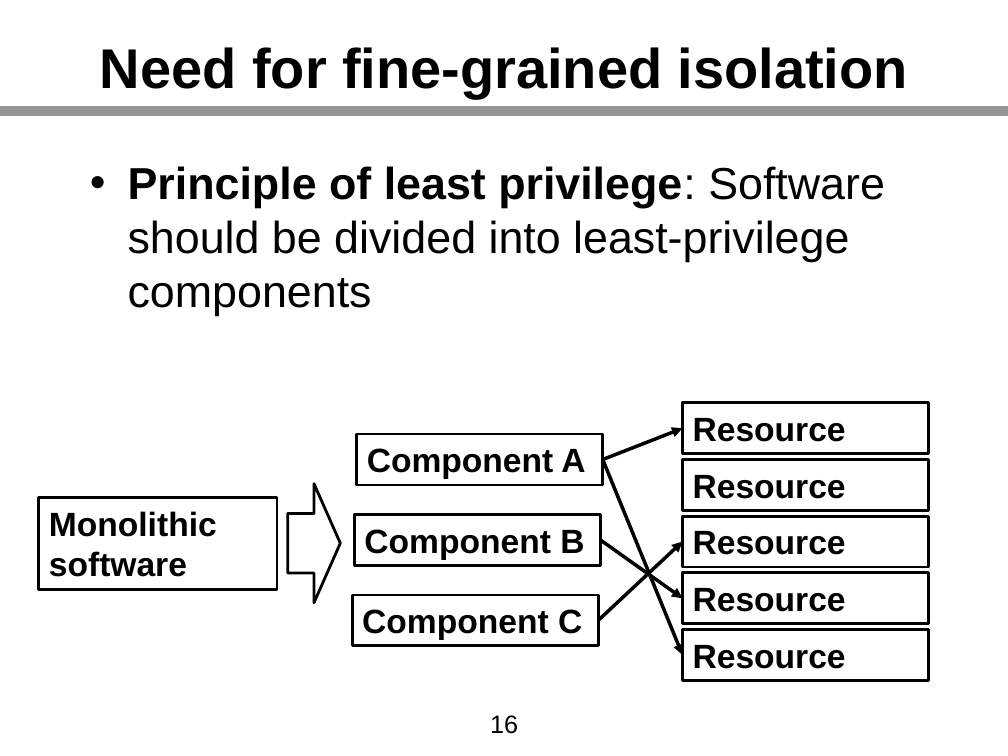
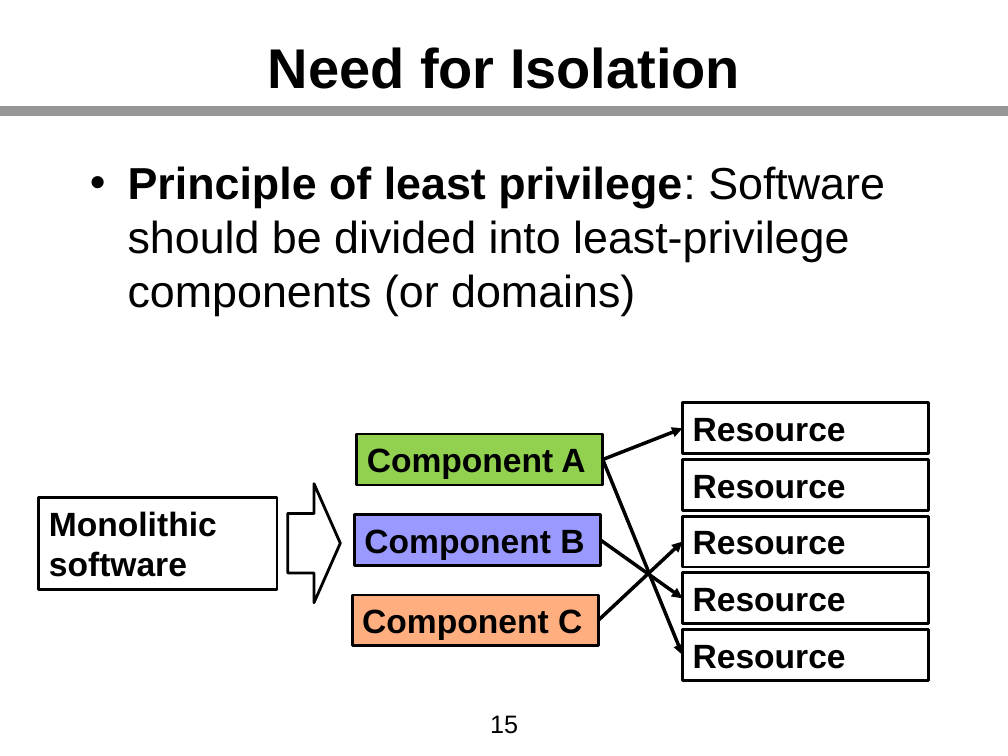
Before and after one commit to kha-dinh/kha-dinh.github.io, a slide deck: slide 15 of assets/pdf/thesis_slides.pptx (slide 16 before the commit). Drawn at 1008x756 pixels with LibreOffice and Linux fonts; fonts in the diff are those of the drawing. Boxes give left, top, right and bottom in pixels: in the first picture for what was removed or moved away, otherwise in the second. Text is boxed around its words. In the diff, an @@ line names an element or a change of style, - is before the commit and + after.

```diff
--- a/assets/pdf/thesis_slides.pptx
+++ b/assets/pdf/thesis_slides.pptx
@@ title at (268, 47, 740, 89): text changed @@
-Need for fine-grained isolation
+Need for Isolation
@@ text at (128, 166, 885, 315): text changed @@
-• Principle of least privilege: Software should be divided into least-privilege components
+• Principle of least privilege: Software should be divided into least-privilege components (or domains)
@@ rectangle "Component A" at (357, 434, 603, 485): fill #FFFFFF to #92D050 @@
@@ rectangle "Component B" at (355, 514, 601, 564): fill #FFFFFF to #9999FF @@
@@ rectangle "Component C" at (352, 595, 598, 645): fill #FFFFFF to #FFB080 @@
@@ page number at (490, 715, 518, 734): text changed @@
-16
+15
```
Also in this commit, not shown: 19 other slides changed, 66 slides added, 18 slides removed, 1 other file.
